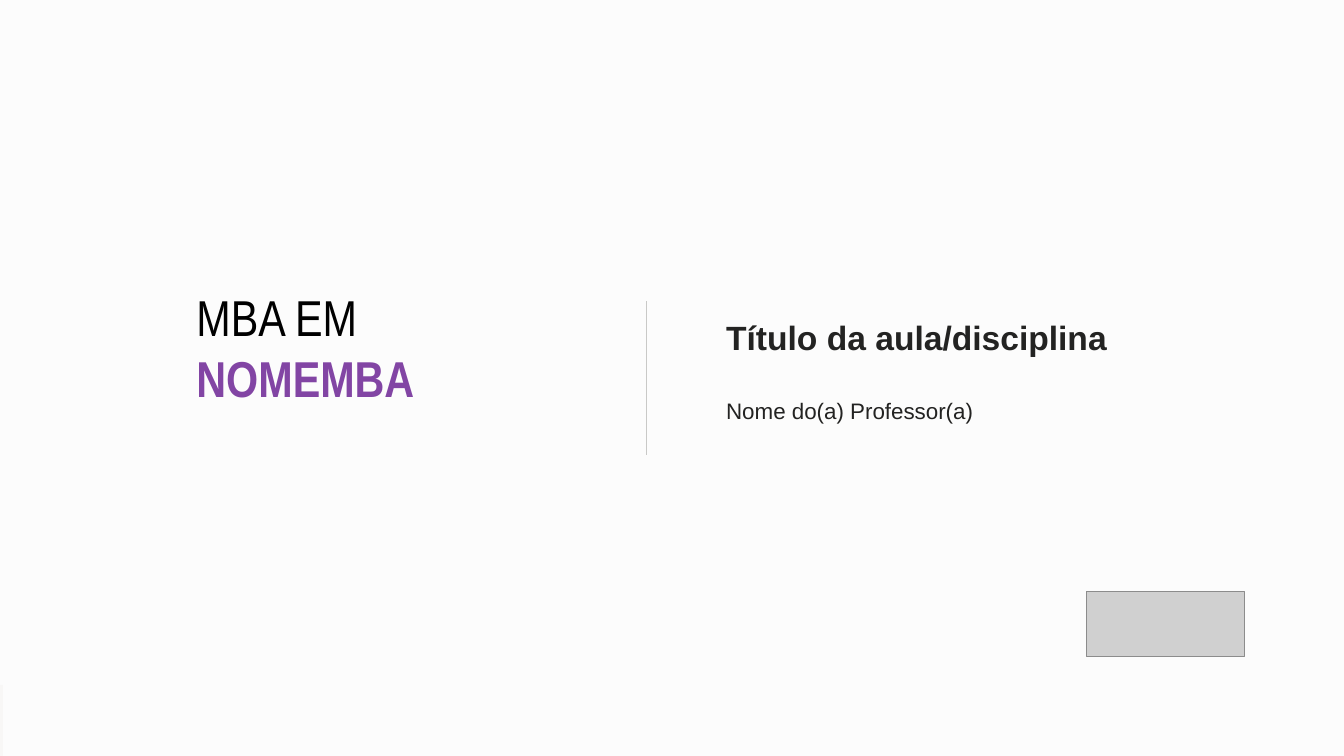
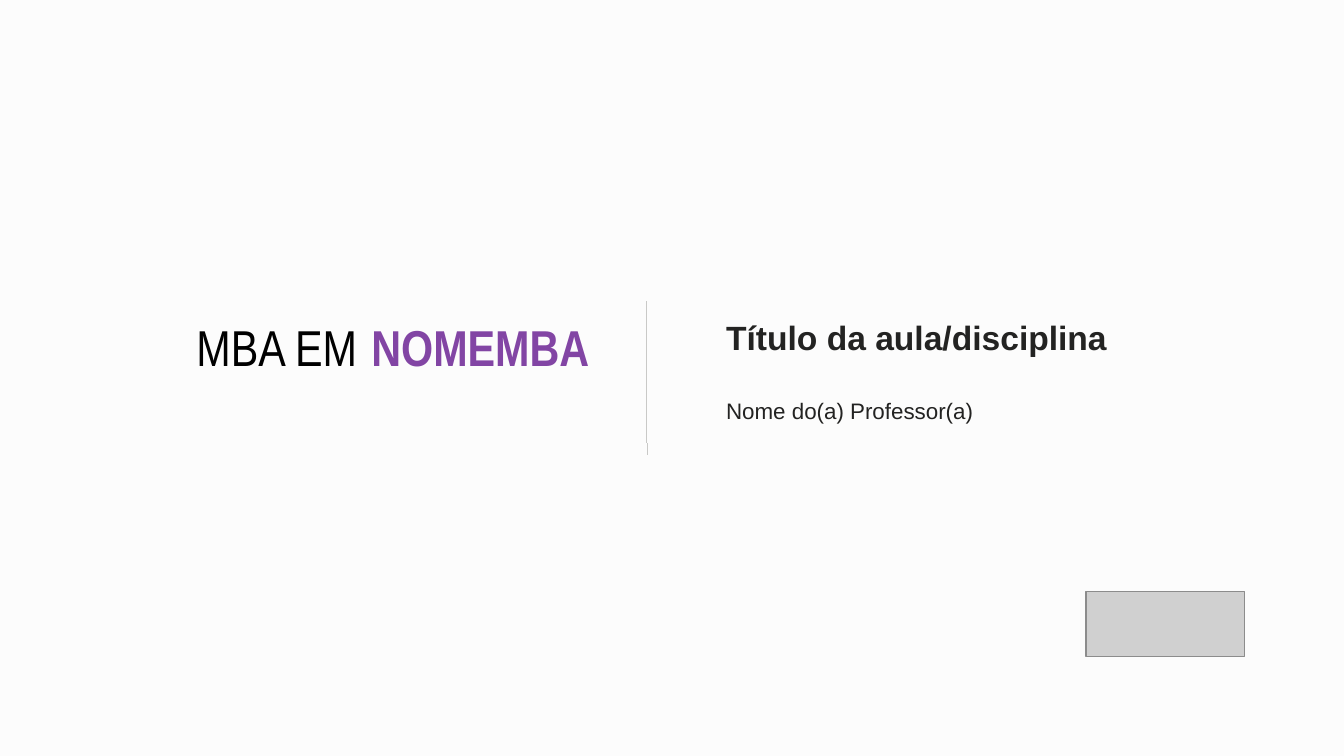
Before and after one commit to devdinho/SlideMerger, a slide deck: slide 1 of backend/Templates/Template.pptx. Drawn at 1344x756 pixels with LibreOffice and Linux fonts; fonts in the diff are those of the drawing; grey boxes stand for pictures; background and template pictures are left out. Boxes give left, top, right and bottom in pixels: in the first picture for what was removed or moved away, otherwise in the second. Text is boxed around its words. In the diff, an @@ line names an element or a change of style, - is before the commit and + after.

```diff
--- a/backend/Templates/Template.pptx
+++ b/backend/Templates/Template.pptx
@@ text "MBA EM NOMEMBA" rewrapped from [196,301,414,398] to [196,331,589,367] @@
```
Also in this commit, not shown: 2 other slides changed, 1 slide added, 1 slide removed, 1 other file.
